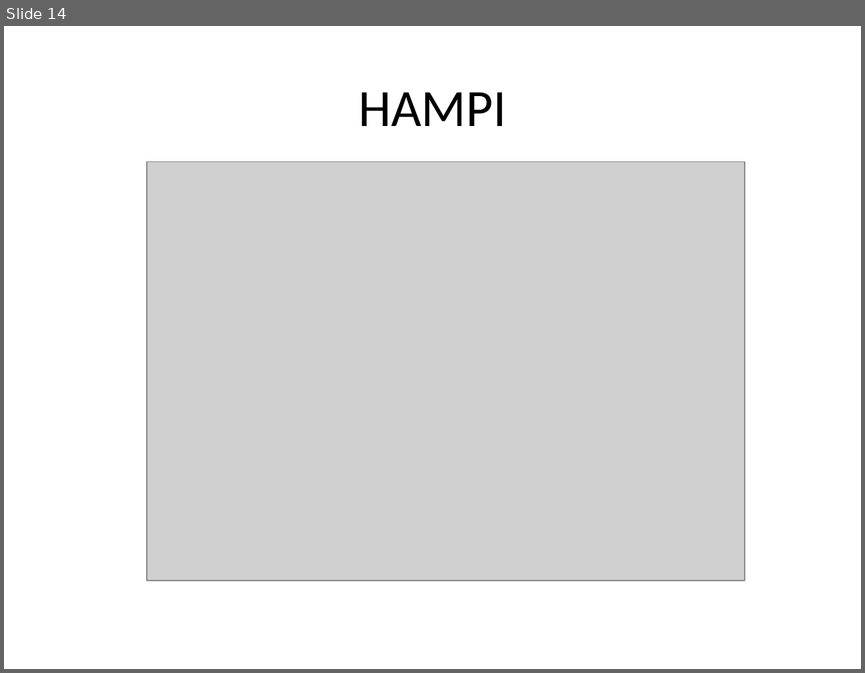
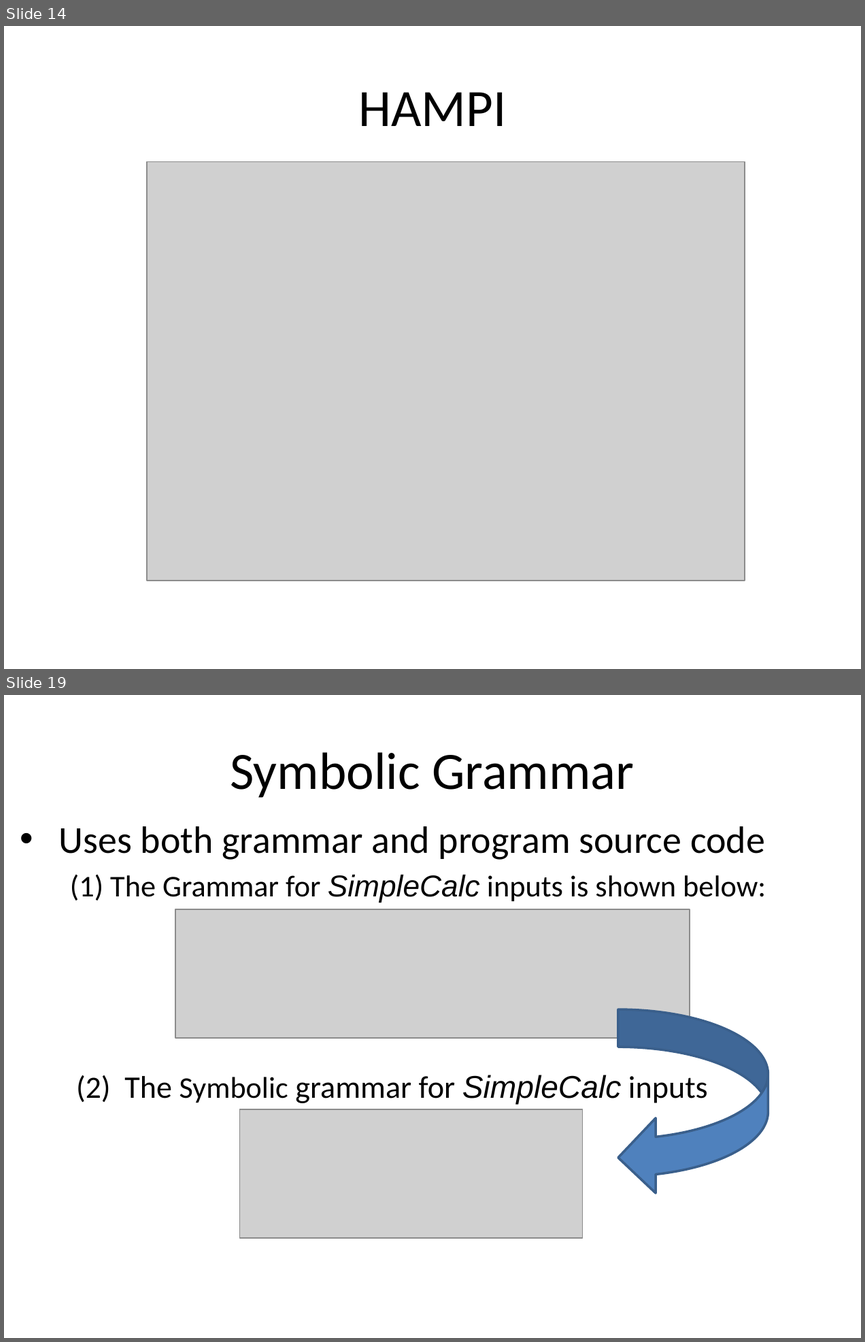
Before and after one commit to mentaman/cspat, a slide deck: Course/707 Theory of Computation/testing.pptx. Shown one above the other, each under a label of ours: slide 14 before the commit, slides 14 and 19 after it; the slides between them are not shown. The pictures are 865x673 and 865x1342 pixels, drawn with LibreOffice and Linux fonts; fonts in the diff are those of the drawing; grey boxes stand for pictures; background and template pictures are left out. Boxes give left, top, right and bottom in pixels: in the first picture for what was removed or moved away, otherwise in the second. Text is boxed around its words. In the diff, an @@ line names an element or a change of style, - is before the commit and + after.

```diff
--- a/Course/707 Theory of Computation/testing.pptx
+++ b/Course/707 Theory of Computation/testing.pptx
@@ slide 19 added at [4,695,861,1338], background picture (left out) @@
@@ title added at [230,752,634,798], 44 pt, text #000000 @@
+Symbolic Grammar
@@ text added at [59,826,765,860], 32 pt, text #000000 @@
+• Uses both grammar and program source code
@@ text added at [70,875,766,902], 25.3 pt, text #000000 @@
+(1) The Grammar for SimpleCalc inputs is shown below:
@@ picture added at [175,909,689,1038] @@
@@ curved down arrow added at [618,1009,768,1195], fill #4F81BD, outline #3A5F8C 2 pt @@
@@ text added at [76,1074,708,1104], 26.4 pt, text #000000 @@
+(2) The Symbolic grammar for SimpleCalc inputs
@@ picture added at [239,1109,582,1238] @@
```
Also in this commit, not shown: 1 slide changed, 6 other slides added.
